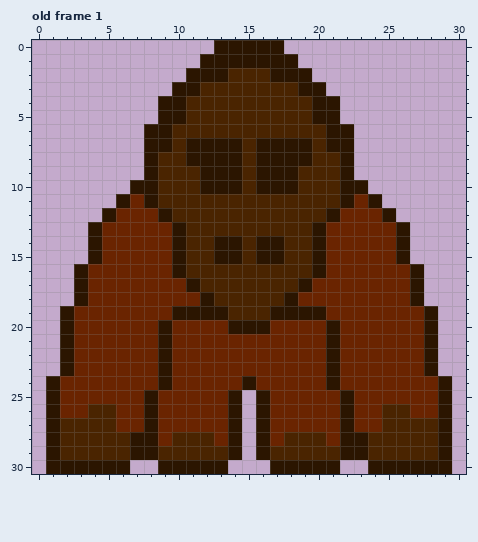
File history of a pixel-art file, assets/entities/enemies/Archer/archer.aseprite. Above is the file before it was changed.
31x31 pixels, 1 frame. Shown: old frame 1. The commit also changed other frames, which this record leaves out.
Now the later version:
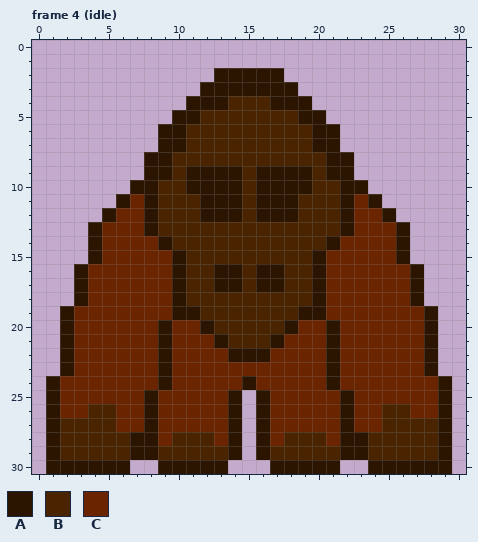
Palette (. is transparent): A #2b1500  B #4a2400  C #6a2400
A new or re-ordered frame is compared with the old frame closest to it.
Commit message: archer idle Clark was here :V
Difference:
frames 1 -> 5
Frame 4 (idle) is new; against old frame 1, layer "head":
The author changed colour B to colour A in row 2 at x 14 to 16; in row 3 at x 12 to 18; in row 4 at x 11 to 13 and 17 to 19; in row 5 at x 11 and 19; in rows 6 to 7 at x 10 and 20; in row 8 at x 9 and 21.
The author changed colour B to colour A in row 9 at x 9, 11, 19 and 21; in row 10 at x 11 and 19; in rows 11 to 12 at x 12 to 14 and 16 to 18; in rows 16 to 17 at x 13 to 14 and 16 to 17.
The author changed colour C to colour A in rows 12 to 13 at x 8 and 22; in row 14 at x 9 and 21; in rows 17 to 18 at x 10 and 20; in row 20 at x 12 and 18; in row 21 at x 13 and 17; in row 22 at x 14 to 16.
The author changed colour A to colour B in rows 7 to 8 at x 11 to 14 and 16 to 19; in row 12 at x 9 and 21; in row 13 at x 10 and 20; in row 14 at x 10, 13 to 14, 16 to 17 and 20; in row 15 at x 13 to 14 and 16 to 17; in row 17 at x 11 and 19.
The author changed colour A to colour B in row 18 at x 12 and 18; in row 19 at x 12 to 13 and 17 to 18; in row 20 at x 14 to 16.
The author changed colour C to colour B in row 13 at x 9 and 21; in row 18 at x 11 and 19; in row 20 at x 13 and 17; in row 21 at x 14 to 16.
Colour A is removed in row 0 at x 13 to 17; in row 1 at x 12 to 18; in row 2 at x 11 to 12 and 18 to 19; in row 3 at x 10 to 11 and 19 to 20; in row 4 at x 9 to 10 and 20 to 21; in row 5 at x 9 and 21.
Colour A is removed in rows 6 to 7 at x 8 and 22.
